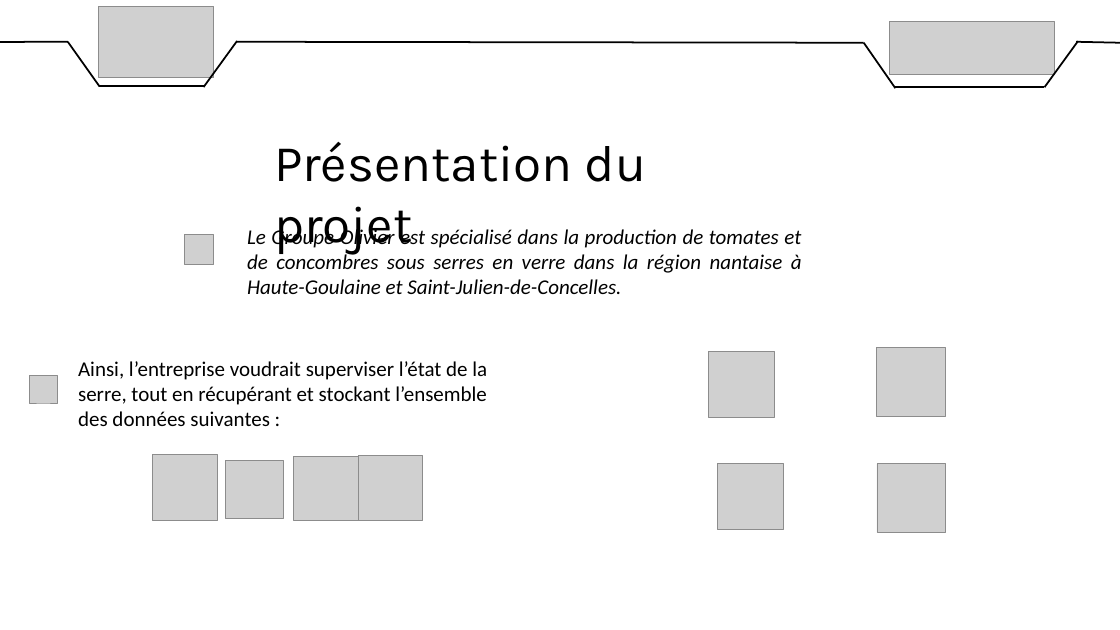
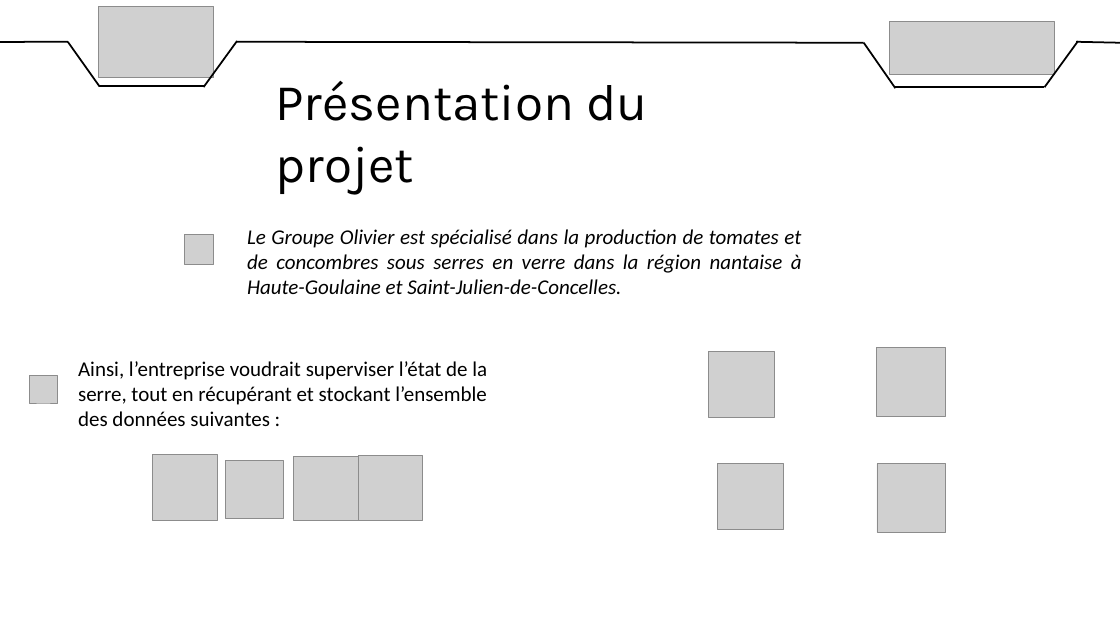
Before and after one commit to DylanChe/SupervisionSerre, a slide deck: slide 2 of oral_projet/revue_2/diaporama_revue_1_steven.pptx. Drawn at 1120x630 pixels with LibreOffice and Linux fonts; fonts in the diff are those of the drawing; grey boxes stand for pictures. Boxes give left, top, right and bottom in pixels: in the first picture for what was removed or moved away, otherwise in the second. Text is boxed around its words. In the diff, an @@ line names an element or a change of style, - is before the commit and + after.

```diff
--- a/oral_projet/revue_2/diaporama_revue_1_steven.pptx
+++ b/oral_projet/revue_2/diaporama_revue_1_steven.pptx
@@ text "Présentation du projet": place and size @@
-text "Présentation du projet" at (274,142,646,255)
+text "Présentation du projet" at (276,81,647,195)
```
Also in this commit, not shown: 4 other slides changed, 3 slides added.
